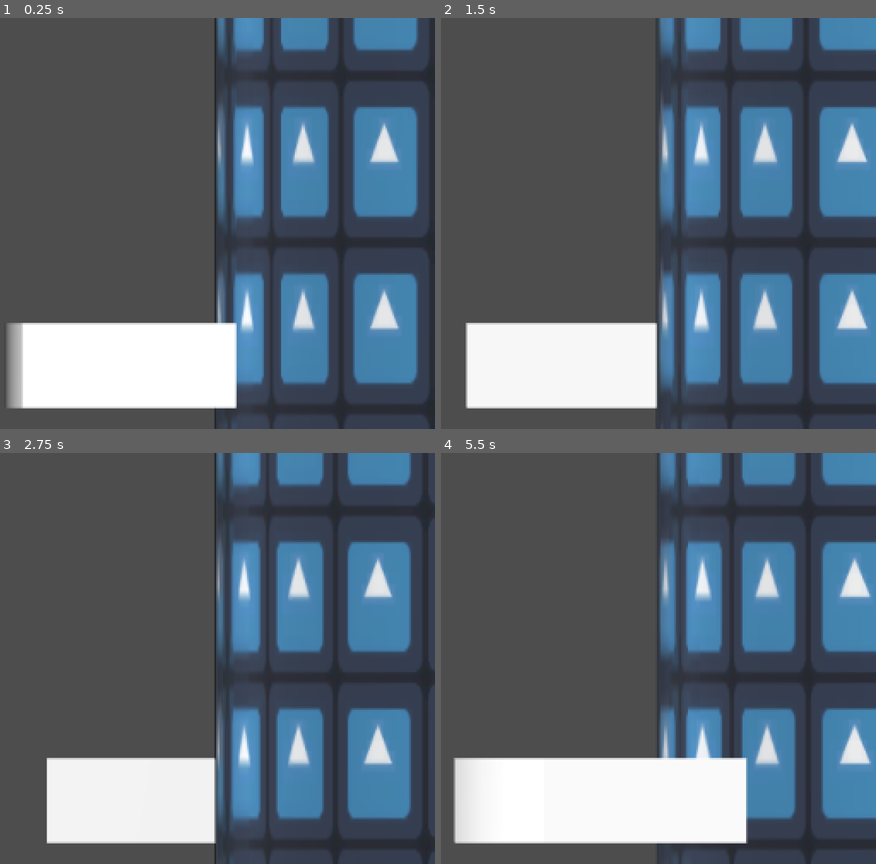
Above: before the commit, frames 1-4 (two rows, left to right).
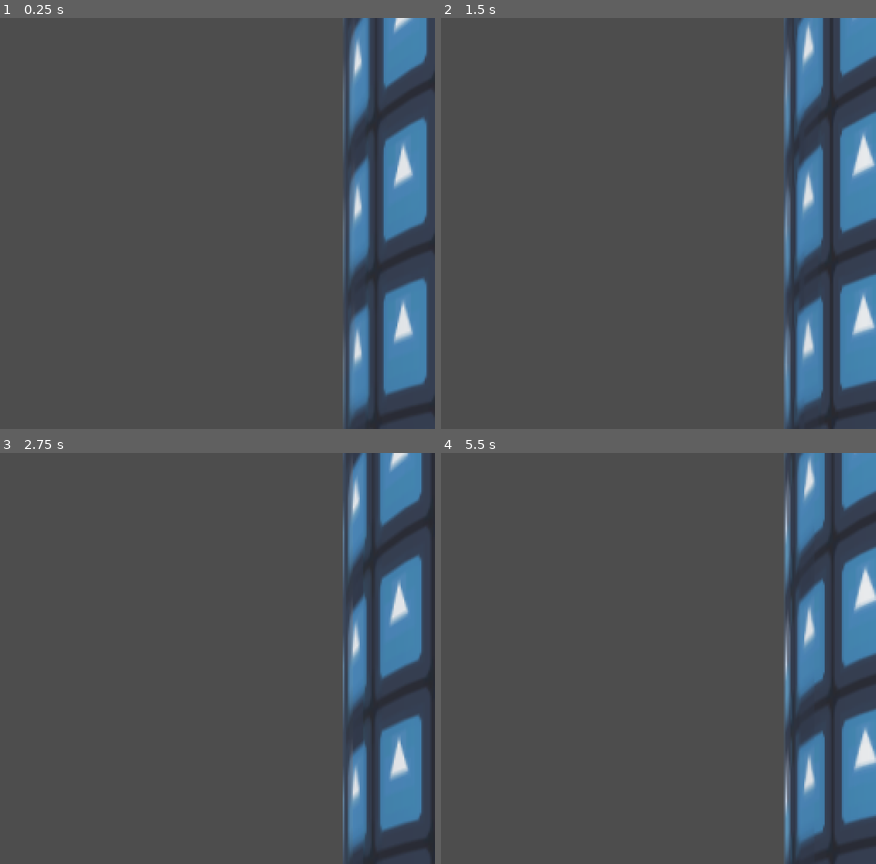
Above: after the commit, the same moments.

Repository: gracedes/tower-platformer
Game: Godot game, scene res://scenes/test.tscn
Same seed, same stepped clock (60 frames per second), same inputs: the game is played once before the commit and once after it. The engine's default icon, where the game draws it, is replaced by a stand-in: a white triangle on a blue panel in a dark square.
Inputs:
- Up to frame 1 (0.25 s): no input
- Up to frame 2 (1.5 s): tap Enter at 0.5 s; hold D (right) 0.53-1.28 s; hold A (left) from 1.28 s (still down)
- Up to frame 3 (2.75 s): release A (left) at 2.03 s; hold D (right) from 2.03 s (still down)
- Up to frame 4 (5.5 s): release D (right) at 3.53 s; hold A (left) from 3.53 s (still down)

The runs differ from the first frame. In frame 1, 41% of the frame differs, in the area x 1-100%, y 0-100%; in frame 2, 40%; in frame 3, 40%; in frame 4, 42%, in the area x 2-100%, y 0-100%.

Commit message:
added more platforms

Diff:
--- a/scenes/test.tscn
+++ b/scenes/test.tscn
@@ -58,10 +58,10 @@
 render_target_update_mode = 4
 
 [node name="Camera3D" type="Camera3D" parent="CanvasLayer/hband/SubViewport/dither/SubViewport" unique_id=453124377]
-transform = Transform3D(1, 0, 0, 0, 1, 0, 0, 0, 1, 0, 0, 10)
+transform = Transform3D(1, 0, 0, 0, 1, 0, 0, 0, 1, 0, 1.115, 10)
 keep_aspect = 0
-projection = 1
 current = true
+fov = 80.0
 size = 11.648
 far = 11.49
 
@@ -88,7 +88,7 @@
 [node name="Platforms" type="CSGCylinder3D" parent="CanvasLayer/hband/SubViewport/dither/SubViewport/RigidBody3D" unique_id=50604316]
 operation = 1
 radius = 5.0
-height = 6.742
+height = 1000.0
 sides = 24
 material = SubResource("StandardMaterial3D_74lek")
 
@@ -103,3 +103,13 @@
 transform = Transform3D(-4.371139e-08, 0, 1, 0, 1, 0, -1, 0, -4.371139e-08, 0, 1.9057255, 0)
 size = Vector3(2, 0.6, 12)
 material = SubResource("StandardMaterial3D_j5jx5")
+
+[node name="CSGBox3D3" type="CSGBox3D" parent="CanvasLayer/hband/SubViewport/dither/SubViewport/RigidBody3D/Platforms/CSGCombiner3D" unique_id=1964110584]
+transform = Transform3D(0.70710677, 0, 0.70710677, 0, 1, 0, -0.70710677, 0, 0.70710677, 0, 1.0125027, 0)
+size = Vector3(2, 0.6, 12)
+material = SubResource("StandardMaterial3D_j5jx5")
+
+[node name="CSGBox3D4" type="CSGBox3D" parent="CanvasLayer/hband/SubViewport/dither/SubViewport/RigidBody3D/Platforms/CSGCombiner3D" unique_id=1783222587]
+transform = Transform3D(-0.70710677, 0, 0.70710677, 0, 1, 0, -0.70710677, 0, -0.70710677, 0, 1.9057255, 0)
+size = Vector3(2, 0.6, 12)
+material = SubResource("StandardMaterial3D_j5jx5")
